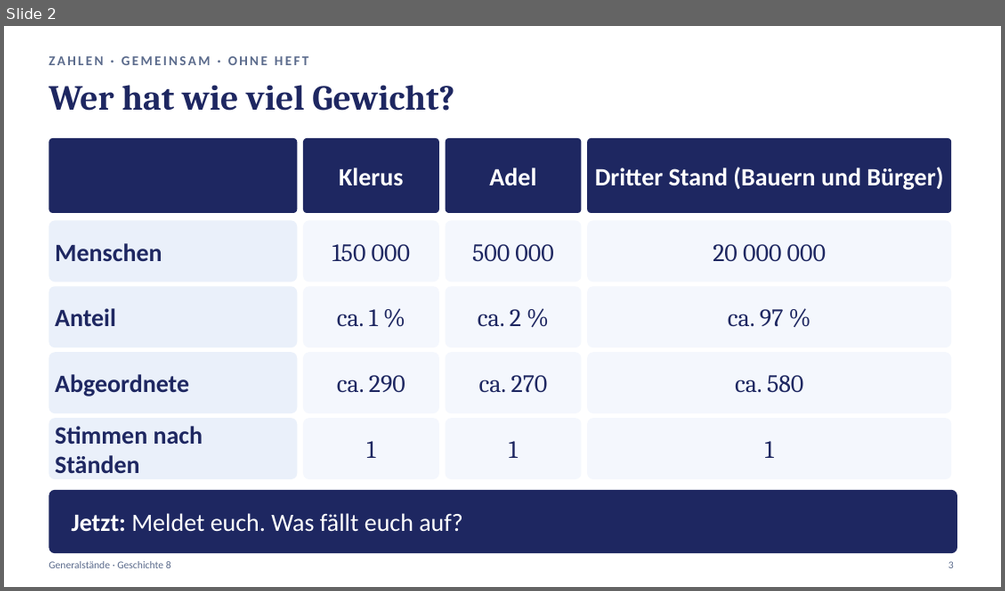
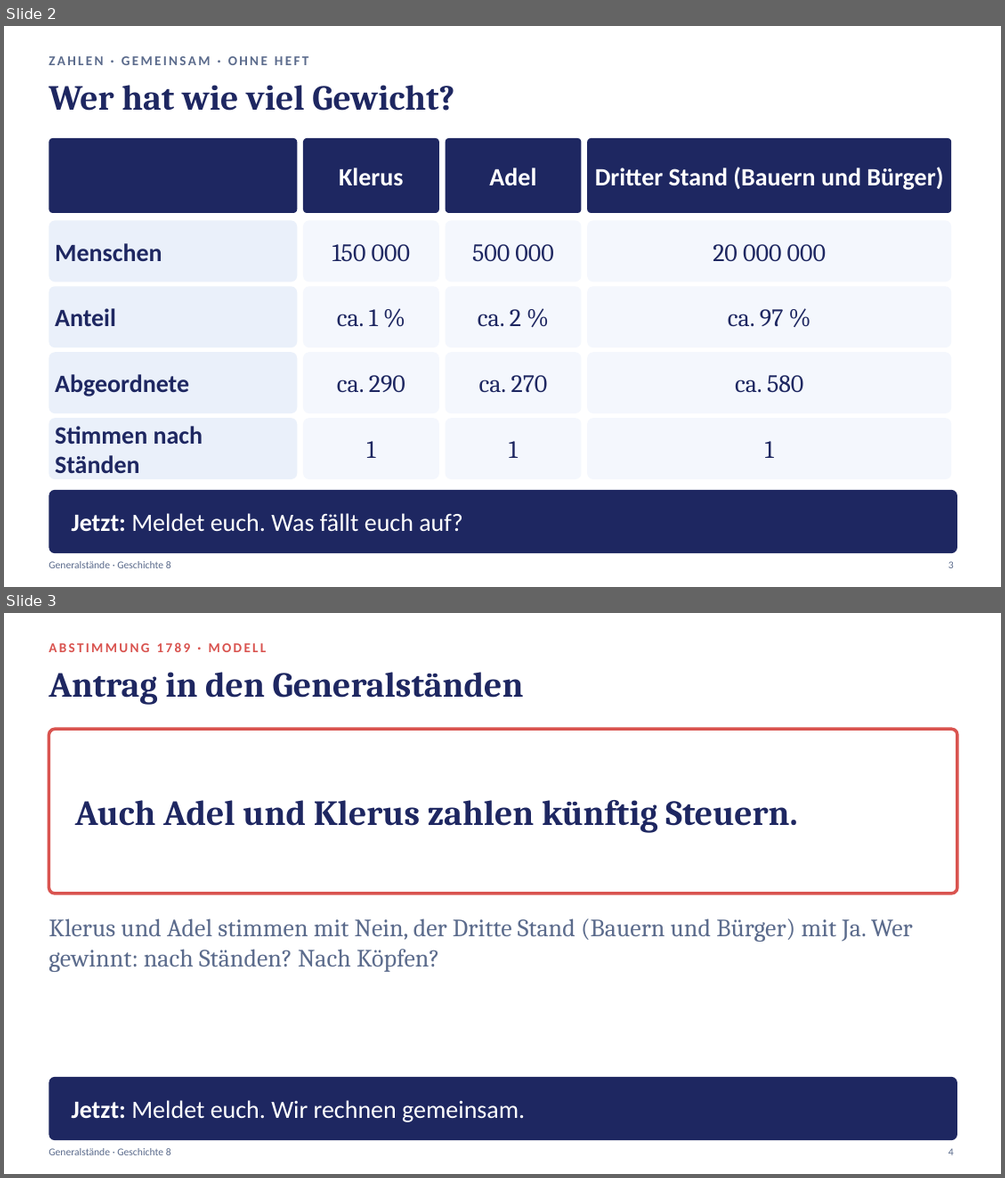
Before and after one commit to golzkonstantin-gif/Schule, a slide deck: Geschichte_8/Generalstaende_Stunde1/Praesentation_Generalstaende_Stunde1.pptx. Shown one above the other, each under a label of ours: slide 2 before the commit, slides 2 and 3 after it. The pictures are 1005x591 and 1005x1178 pixels, drawn with LibreOffice and Linux fonts; fonts in the diff are those of the drawing. Boxes give left, top, right and bottom in pixels: in the first picture for what was removed or moved away, otherwise in the second. Text is boxed around its words. In the diff, an @@ line names an element or a change of style, - is before the commit and + after.

```diff
--- a/Geschichte_8/Generalstaende_Stunde1/Praesentation_Generalstaende_Stunde1.pptx
+++ b/Geschichte_8/Generalstaende_Stunde1/Praesentation_Generalstaende_Stunde1.pptx
@@ slide 3 added at box(4, 613, 1001, 1174), background #FFFFFF @@
@@ text added at box(48, 642, 267, 652), 13 pt, text #D9534F, bold @@
+ABSTIMMUNG 1789 · MODELL
@@ text added at box(48, 672, 524, 705), 34 pt, text #1E2761, bold @@
+Antrag in den Generalständen
@@ rounded rectangle added at box(48, 729, 957, 893), fill #FFFFFF, outline #D9534F 3 pt @@
@@ text added at box(75, 800, 797, 833), 34 pt, text #1E2761, bold @@
+Auch Adel und Klerus zahlen künftig Steuern.
@@ text added at box(48, 918, 913, 972), 24 pt, text #5B6B8C @@
+Klerus und Adel stimmen mit Nein, der Dritte Stand (Bauern und Bürger) mit Ja. Wer gewinnt: nach Ständen? Nach Köpfen?
@@ rounded rectangle added at box(48, 1077, 957, 1140), fill #1E2761 @@
@@ text added at box(72, 1100, 525, 1122), 24 pt, text #FFFFFF @@
+Jetzt: Meldet euch. Wir rechnen gemeinsam.
@@ text added at box(48, 1148, 171, 1155), 10 pt, text #5B6B8C @@
+Generalstände · Geschichte 8
@@ text added at box(948, 1148, 954, 1155), 10 pt, text #5B6B8C @@
+4
```
Also in this commit, not shown: 3 slides changed, 6 other files.
